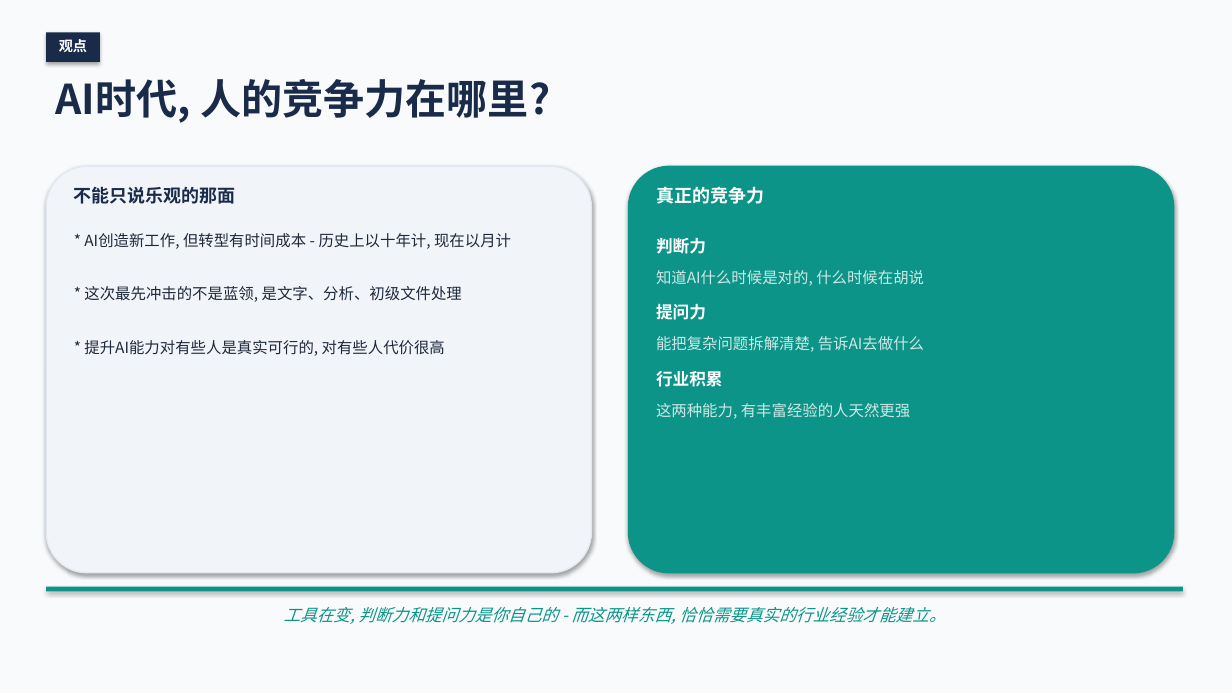
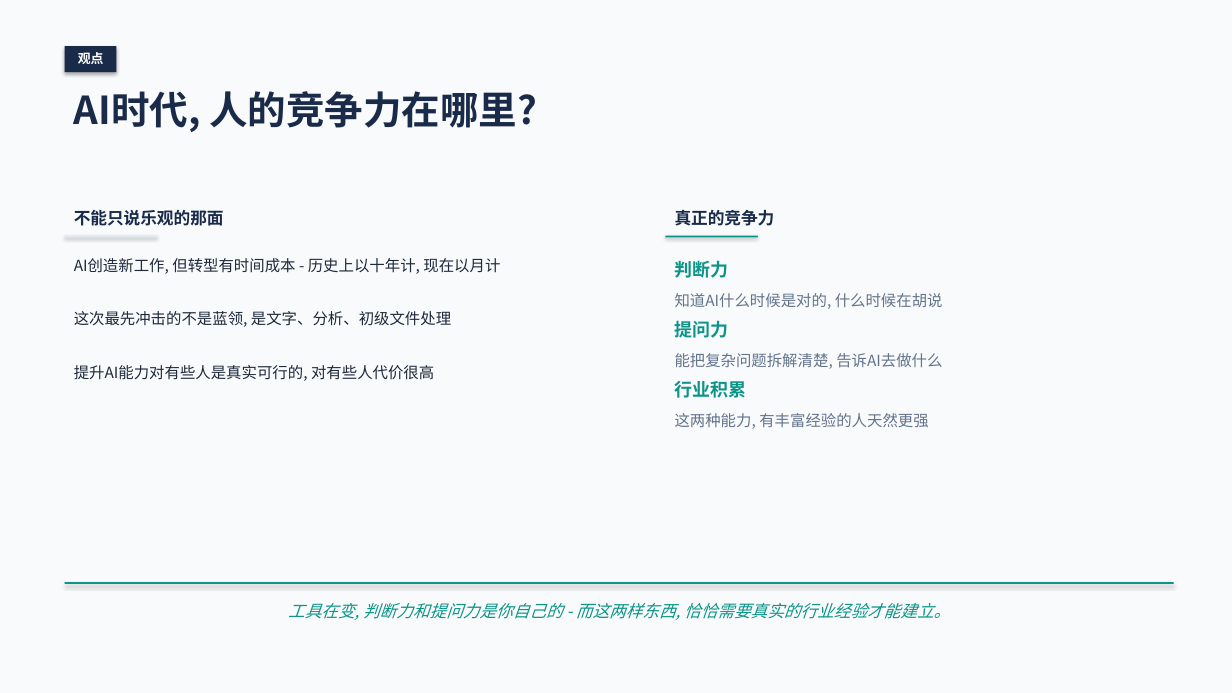
Before and after one commit to hozen/jingfan-ims-intelligence, a slide deck: slide 9 of wiki/projects/work-06-ai-sharing/Taylor_AI分享_启动会.pptx. Drawn at 1232x693 pixels with LibreOffice and Linux fonts; fonts in the diff are those of the drawing. Boxes give left, top, right and bottom in pixels: in the first picture for what was removed or moved away, otherwise in the second. Text is boxed around its words. In the diff, an @@ line names an element or a change of style, - is before the commit and + after.

Commit message:
work-06 v2: redesign with senior layout (more whitespace, fewer color blocks)

```diff
--- a/wiki/projects/work-06-ai-sharing/Taylor_AI分享_启动会.pptx
+++ b/wiki/projects/work-06-ai-sharing/Taylor_AI分享_启动会.pptx
@@ text "观点": place and size @@
-text "观点" at [59,39,87,52]
+text "观点" at [78,52,104,64]
@@ text "观点" at [78,52,104,64]: size 11 to 10 pt @@
@@ rectangle: place and size @@
-rectangle at [46,32,100,62]
+rectangle at [65,46,116,72]
@@ text "AI时代, 人的竞争力在哪里?": place and size @@
-text "AI时代, 人的竞争力在哪里?" at [55,79,550,123]
+text "AI时代, 人的竞争力在哪里?" at [74,91,537,132]
@@ text "AI时代, 人的竞争力在哪里?" at [74,91,537,132]: size 32 to 30 pt @@
@@ rounded rectangle removed at [46,166,592,573] @@
@@ rounded rectangle removed at [628,166,1174,573] @@
@@ text "不能只说乐观的那面": place and size @@
-text "不能只说乐观的那面" at [74,186,236,204]
+text "不能只说乐观的那面" at [74,210,224,226]
@@ text "不能只说乐观的那面" at [74,210,224,226]: size 14 to 13 pt @@
@@ text "真正的竞争力": place and size @@
-text "真正的竞争力" at [656,186,764,204]
+text "真正的竞争力" at [675,210,775,226]
@@ text "真正的竞争力" at [675,210,775,226]: size 14 to 13 pt, text colour #FFFFFF to #1A2B4A @@
@@ rectangle added at [65,236,157,238], fill #E2E8F0 @@
@@ rectangle added at [665,236,758,238], fill #0D9488 @@
@@ text at [74,258,500,274]: text changed @@
-* AI创造新工作, 但转型有时间成本 - 历史上以十年计, 现在以月计
+AI创造新工作, 但转型有时间成本 - 历史上以十年计, 现在以月计
@@ size 13 to 14 pt, text colour #FFFFFF to #0D9488 in 3 elements at [675,381,747,398], [675,320,729,338], [675,260,729,278] @@
@@ text "判断力": place and size @@
-text "判断力" at [656,237,706,254]
+text "判断力" at [675,260,729,278]
@@ text colour #CCE8E5 to #64748B in 3 elements at [675,413,928,429], [675,353,942,369], [675,293,943,309] @@
@@ text "知道AI什么时候是对的, 什么时候在胡说": place and size @@
-text "知道AI什么时候是对的, 什么时候在胡说" at [656,270,924,286]
+text "知道AI什么时候是对的, 什么时候在胡说" at [675,293,943,309]
@@ text at [74,311,451,327]: text changed @@
-* 这次最先冲击的不是蓝领, 是文字、分析、初级文件处理
+这次最先冲击的不是蓝领, 是文字、分析、初级文件处理
@@ text "提问力": place and size @@
-text "提问力" at [656,303,706,320]
+text "提问力" at [675,320,729,338]
@@ text "能把复杂问题拆解清楚, 告诉AI去做什么": place and size @@
-text "能把复杂问题拆解清楚, 告诉AI去做什么" at [656,336,924,352]
+text "能把复杂问题拆解清楚, 告诉AI去做什么" at [675,353,942,369]
@@ text at [74,365,434,381]: text changed @@
-* 提升AI能力对有些人是真实可行的, 对有些人代价很高
+提升AI能力对有些人是真实可行的, 对有些人代价很高
@@ text "行业积累": place and size @@
-text "行业积累" at [656,371,723,387]
+text "行业积累" at [675,381,747,398]
@@ text "这两种能力, 有丰富经验的人天然更强": place and size @@
-text "这两种能力, 有丰富经验的人天然更强" at [656,403,910,419]
+text "这两种能力, 有丰富经验的人天然更强" at [675,413,928,429]
@@ text "工具在变, 判断力和提问力是你自己的 - 而这两样东西, 恰恰需要真实的行业经验才能建立。": place and size @@
-text "工具在变, 判断力和提问力是你自己的 - 而这两样东西, 恰恰需要真实的行业经验才能建立。" at [284,607,945,624]
+text "工具在变, 判断力和提问力是你自己的 - 而这两样东西, 恰恰需要真实的行业经验才能建立。" at [288,603,950,620]
@@ rectangle: place and size @@
-rectangle at [46,587,1183,592]
+rectangle at [65,582,1174,584]
```
Also in this commit, not shown: 10 other slides changed.
